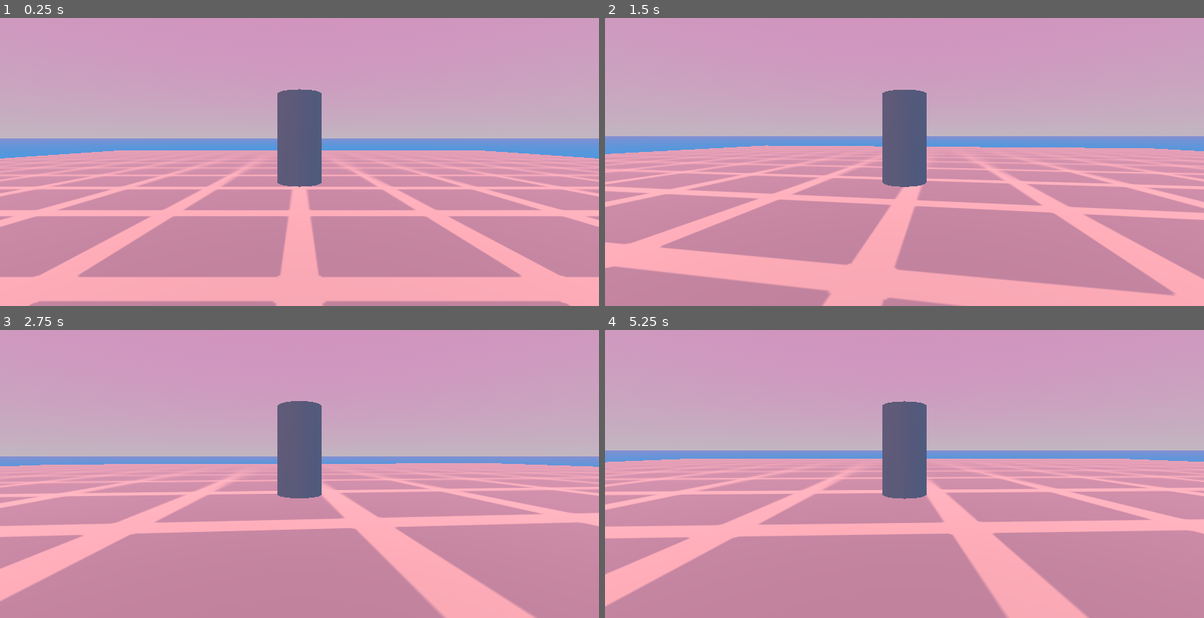
Above: before the commit, frames 1-4 (two rows, left to right).
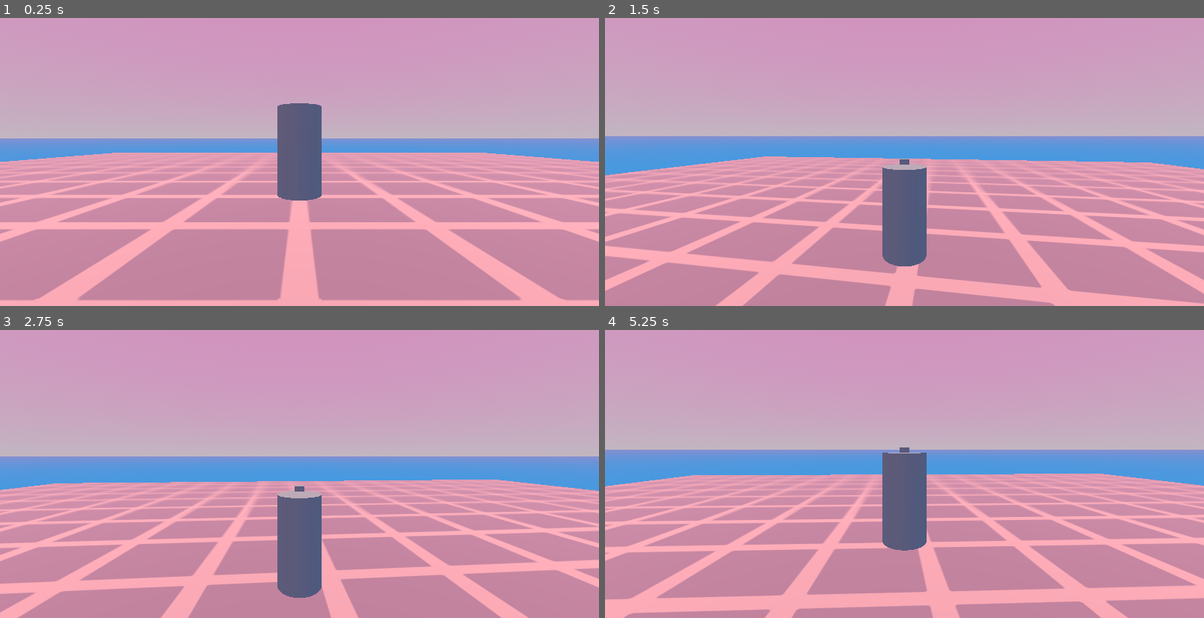
Above: after the commit, the same moments.

Repository: Althories/springstar
Game: Godot game, scene res://Scenes/Levels/main.tscn
Two runs of this game, one before a commit and one after it. Both use one fixed random seed, a clock stepped at 60 frames per second and the inputs below.
Inputs (mouse positions are in pixels of both pictures, inside the frame that each line leads up to):
- Up to frame 1 (0.25 s): no input
- Up to frame 2 (1.5 s): move the mouse to (934, 136) at 0.52 s; hold Space (jump) 0.53-1.28 s; hold W (move_forward) from 0.53 s (still down); move the mouse to (874, 138) at 1.27 s; click (874, 138) at 1.35 s
- Up to frame 3 (2.75 s): keep holding W (move_forward); tap Space (jump) at 1.52, 1.55, 1.82 s; move the mouse to (311, 445) at 2.02 s; hold Space (jump) from 2.03 s (still down)
- Up to frame 4 (5.25 s): keep holding W (move_forward); tap Enter at 2.75 s; move the mouse to (898, 456) at 2.77 s; release Space (jump) at 2.78 s; click (898, 456) at 2.85 s; tap Space (jump) at 3.02, 3.05, 3.32, 4.52, 4.55, 4.82 s; move the mouse to (946, 453) at 3.52 s; hold Space (jump) 3.53-4.28 s; tap R (reset) at 4.15 s; move the mouse to (856, 445) at 4.27 s; click (856, 445) at 4.35 s; move the mouse to (910, 450) at 5.02 s; hold Space (jump) from 5.03 s (still down)

The runs differ from the first frame. In frame 1, 23% of the frame differs, in the area x 0-100%, y 24-100%; in frame 2, 24%; in frame 3, 28%; in frame 4, 31%.

Commit message:
Fixed camera to ground
Camera fixed to ground position, which updates when the spring touches the ground. Also added an object to demonstrate this, but it is sloped which has odd interactions.

Diff:
--- a/Scenes/Levels/main.tscn
+++ b/Scenes/Levels/main.tscn
@@ -65,6 +65,16 @@
 [node name="CollisionShape3D" type="CollisionShape3D" parent="World/WorldGeometry/StaticBody3D2"]
 shape = SubResource("BoxShape3D_3e2hr")
 
+[node name="platform1" type="StaticBody3D" parent="World/WorldGeometry"]
+transform = Transform3D(1, 0, 0, 0, 0.7418, 0.670621, 0, -0.670621, 0.7418, -8.49069, -0.519052, 12)
+
+[node name="MeshInstance3D" type="MeshInstance3D" parent="World/WorldGeometry/platform1"]
+transform = Transform3D(5, 0, 0, 0, 5, 0, 0, 0, 5, 0, 0, 0)
+mesh = SubResource("BoxMesh_amomj")
+
+[node name="CollisionShape3D" type="CollisionShape3D" parent="World/WorldGeometry/platform1"]
+shape = SubResource("BoxShape3D_3e2hr")
+
 [node name="SpringStuff" type="Node" parent="."]
 
 [node name="TestSpring" parent="SpringStuff" instance=ExtResource("2_hmkfj")]
--- a/Scripts/SpringCharacter/spring_script.gd
+++ b/Scripts/SpringCharacter/spring_script.gd
@@ -2,11 +2,14 @@
 
 const SPEED = 5.0
 const JUMP_IMPULSE = 4.5
+const CAMERA_VERTICAL_OFFSET = 2.0
 
 @onready var cam_pivot: Node3D = $CamPivot
 @export var sens = 0.15
 
 var can_ground_bounce = true
+var in_charge_jump = false
+var ground_y_current = 0.0
 var charge_velocity = 0
 
 func _ready():
@@ -19,8 +22,12 @@
 		cam_pivot.rotation.x = clamp(cam_pivot.rotation.x, deg_to_rad(-90), deg_to_rad(45))
 	if event.is_action_pressed("ui_cancel"):	#bound to esc by default
 		Input.mouse_mode = Input.MOUSE_MODE_VISIBLE	#mouse made visible, can go outside game window
+	if event.is_action_pressed("reset"):
+		reset()
 
 func _process(_delta: float) -> void:
+	if not in_charge_jump:
+		cam_pivot.global_position.y = ground_y_current + CAMERA_VERTICAL_OFFSET
 	if Input.is_action_pressed("left_click"):
 		Input.mouse_mode = Input.MOUSE_MODE_CAPTURED	#locks mouse to window
 
@@ -28,6 +35,7 @@
 	'''For anything to do with physics in the world'''
 
 	if is_on_floor():
+		ground_y_current = self.position.y
 		if Input.is_action_just_released("jump"):		#charge jump release
 			velocity.y = JUMP_IMPULSE/3 + charge_velocity 				#temporary until charge is handled
 			charge_velocity = 0							#reset charge velocity upon jump
@@ -46,12 +54,14 @@
 
 	if can_ground_bounce:
 		ground_move_spring()
+		in_charge_jump = false
 
 	move_and_slide()									#NECESSARY for this stuff to actually all work
 
 #functions block ----------
 func charge() -> void:
 	'''Charge function for spring jump.'''
+	in_charge_jump = true
 	charge_velocity += .40
 
 func ground_move_spring():
